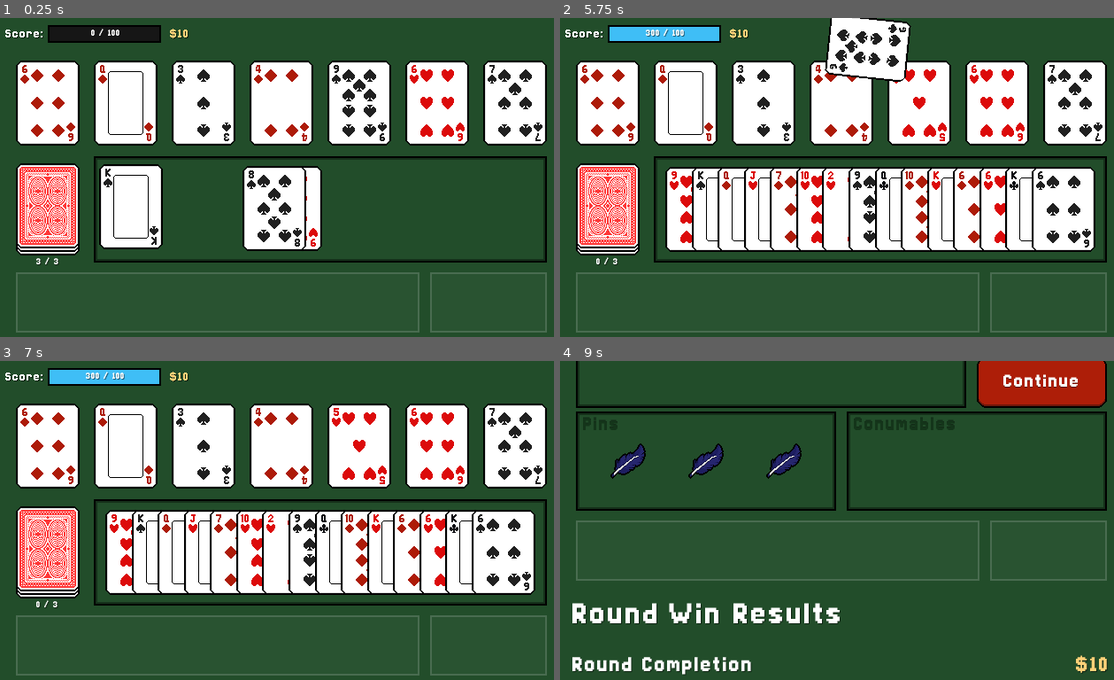
Above: before the commit, frames 1-4 (two rows, left to right).
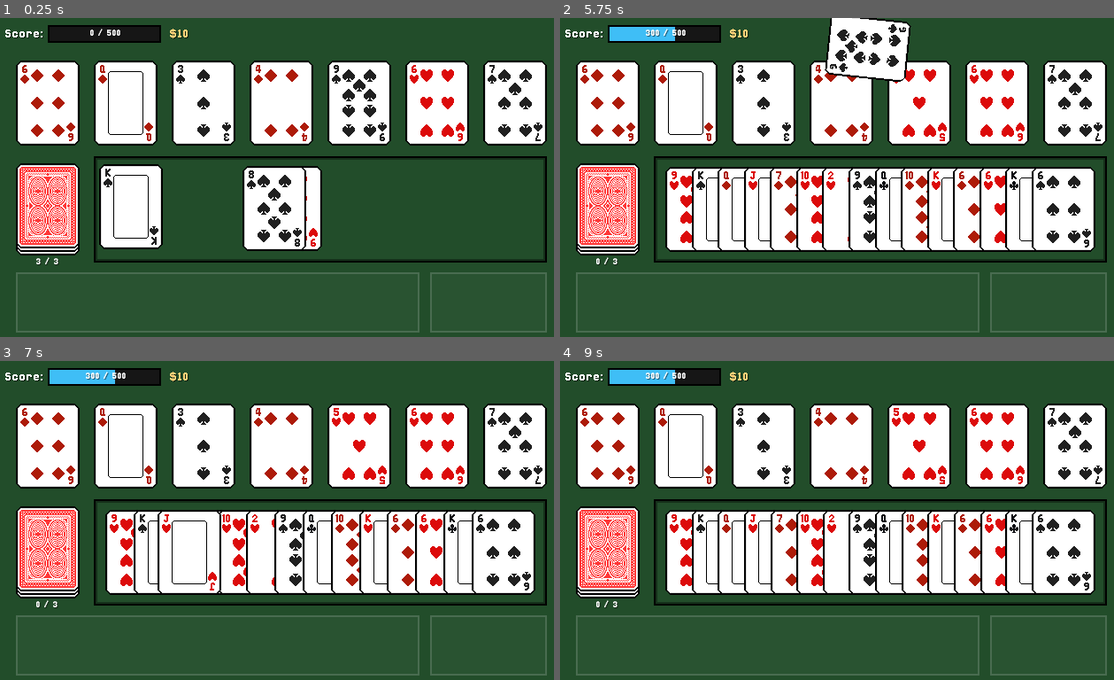
Above: after the commit, the same moments.

Repository: AyyBee123/Oristaile
Game: Godot game, scene res://Scenes/encounter.tscn
Same seed, same stepped clock (60 frames per second), same inputs: the game is played once before the commit and once after it.
Inputs (mouse positions are in pixels of both pictures, inside the frame that each line leads up to):
- Up to frame 1 (0.25 s): no input
- Up to frame 2 (5.75 s): click "3 / 3" at 0.5 s; click "2 / 3" at 1.25 s; click "1 / 3" at 2 s; click "0 / 3" at 2.75 s; click "0 / 3" at 3.5 s; click "0 / 3" at 4.25 s; tap Enter at 5 s; drag from (698, 209) to (897, 107) at 5.02 s
- Up to frame 3 (7 s): tap Enter at 5.75, 6.5 s; drag from (160, 552) to (254, 584) at 5.77 s; move the mouse to (188, 552) at 6.52 s; press the mouse at (188, 552) at 6.53 s
- Up to frame 4 (9 s): release the mouse at (748, 552) at 7.25 s; tap Enter at 7.25, 8, 8.75 s; drag from (776, 552) to (670, 472) at 7.27 s; move the mouse to (1008, 568) at 8.02 s; press the mouse at (1008, 568) at 8.03 s; release the mouse at (1008, 568) at 8.75 s; drag from (670, 472) to (753, 440) at 8.77 s

The runs differ from the first frame. In frame 1, less than 0.1% of the frame differs, in the area x 16-22%, y 3-6%; in frame 2, 0.4%; in frame 3, 5.5%; in frame 4, 57%, in the area x 0-99%, y 0-99%.

Commit message:
fixed pins not working on start

Diff:
--- a/Scenes/encounter.tscn
+++ b/Scenes/encounter.tscn
@@ -44,7 +44,6 @@
 
 [node name="Encounter" type="CanvasLayer" unique_id=1945341202]
 script = ExtResource("1_wwxys")
-points_to_win = 100
 
 [node name="EncounterControl" type="Control" parent="." unique_id=1977854810]
 unique_name_in_owner = true
--- a/Scripts/Game/items_consumables_container.gd
+++ b/Scripts/Game/items_consumables_container.gd
@@ -7,6 +7,8 @@
 func _ready() -> void:
 	SignalBus.pin_added.connect(add_pin)
 	SignalBus.pin_removed.connect(remove_pin)
+
+	RunData.set_pins()
 
 	for pin: PinResource in RunData.pins:
 		var found: bool = false
--- a/Scripts/Globals/run_data.gd
+++ b/Scripts/Globals/run_data.gd
@@ -3,7 +3,7 @@
 signal money_value_changed(amount: int)
 
 var starting_deck: DeckResource = preload("uid://bytne242bwqw5")
-var deck: Array[CardResource]
+var deck: Array[CardResource] # modified deck for the current run
 var cards_to_draw_at_start: int # number of cards that get drawn at the start of a round
 var cards_to_draw: int # number of cards that are drawn when clicking the deck panel
 var draws_per_round: int # number of times the deck panel can be clicked in one round
@@ -43,6 +43,11 @@
 		deck.append(card)
 
 
+func set_pins() -> void:
+	for pin in pins:
+		pin.initialize()
+
+
 func add_pin(pin: PinResource, pos: Vector2 = Vector2.ZERO) -> void:
 	var new_pin: PinResource = pin.duplicate()
 	new_pin.initialize()
